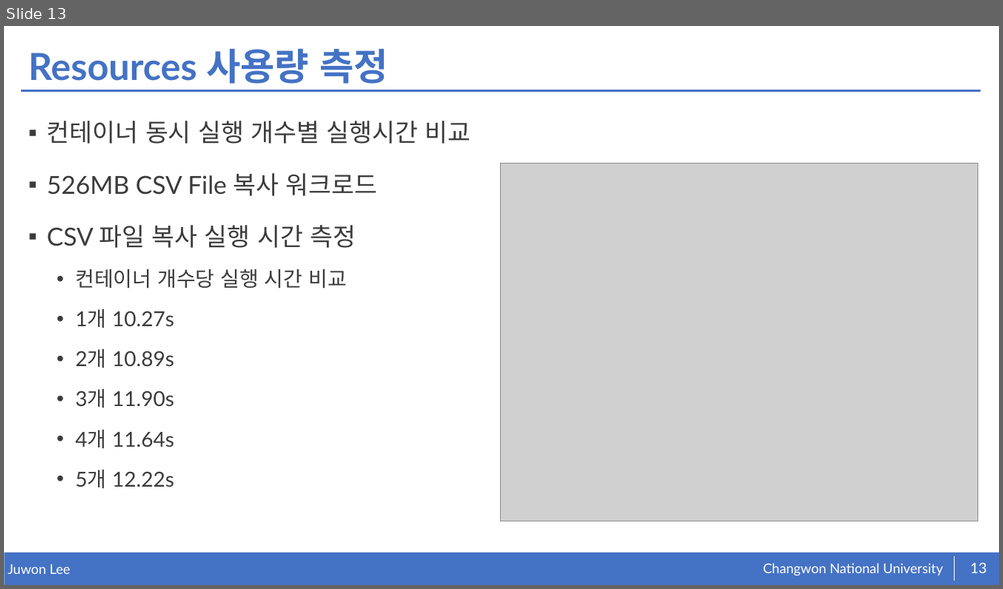
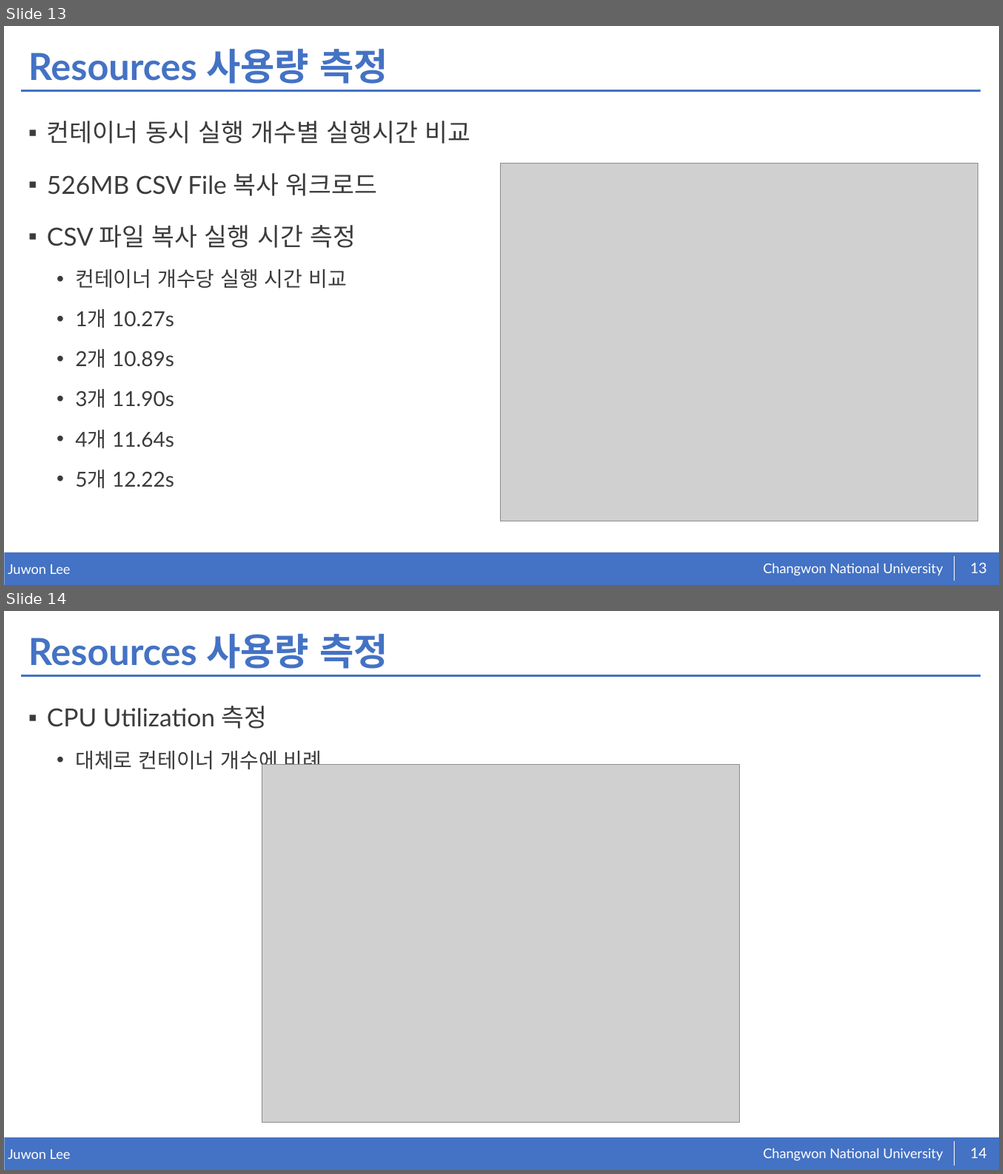
Before and after one commit to jujuwon/noslab-container, a slide deck: slide/Docker container resources 사용량 측정.pptx. Shown one above the other, each under a label of ours: slide 13 before the commit, slides 13 and 14 after it. The pictures are 1003x589 and 1003x1174 pixels, drawn with LibreOffice and Linux fonts; fonts in the diff are those of the drawing; grey boxes stand for pictures. Boxes give left, top, right and bottom in pixels: in the first picture for what was removed or moved away, otherwise in the second. Text is boxed around its words. In the diff, an @@ line names an element or a change of style, - is before the commit and + after.

```diff
--- a/slide/Docker container resources 사용량 측정.pptx
+++ b/slide/Docker container resources 사용량 측정.pptx
@@ slide 14 added at (x1=4, y1=611, x2=999, y2=1170), background #FFFFFF; not listed: 5 template elements that a slide beside it also shows @@
@@ title added at (x1=28, y1=633, x2=388, y2=669), 36 pt, text #4472C4, bold @@
+Resources 사용량 측정
@@ text added at (x1=47, y1=706, x2=322, y2=774), 24 pt, text #3B3B3B @@
+▪ CPU Utilization 측정
+  • 대체로 컨테이너 개수에 비례
@@ picture added at (x1=262, y1=765, x2=739, y2=1123) @@
@@ page number added at (x1=970, y1=1148, x2=987, y2=1159), 14 pt, text #FFFFFF @@
+14
```
Also in this commit, not shown: 1 other slide added.
